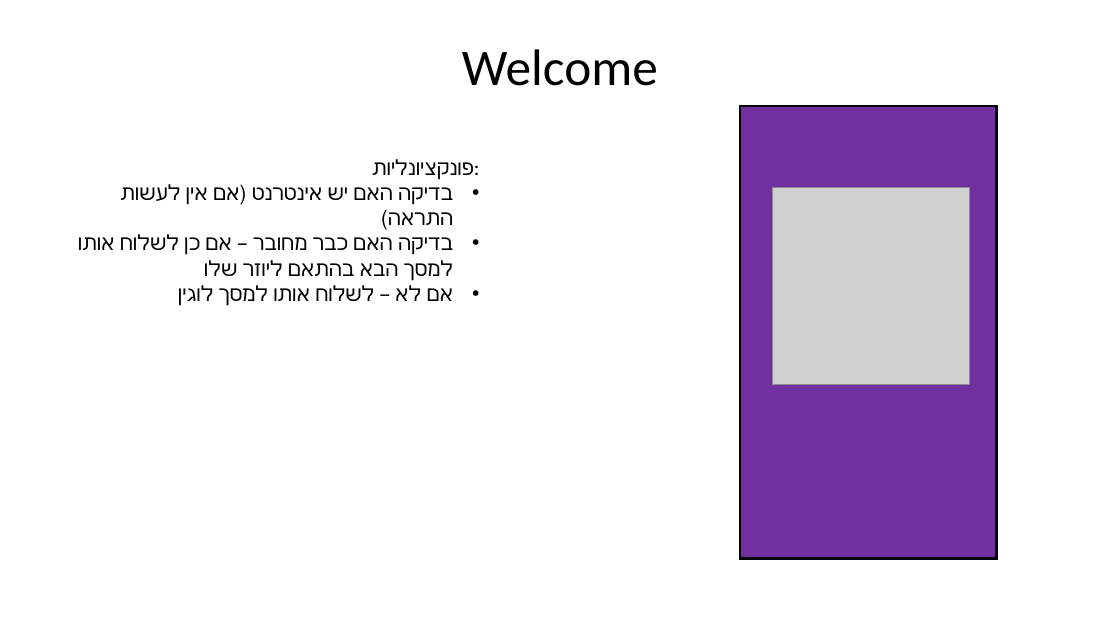
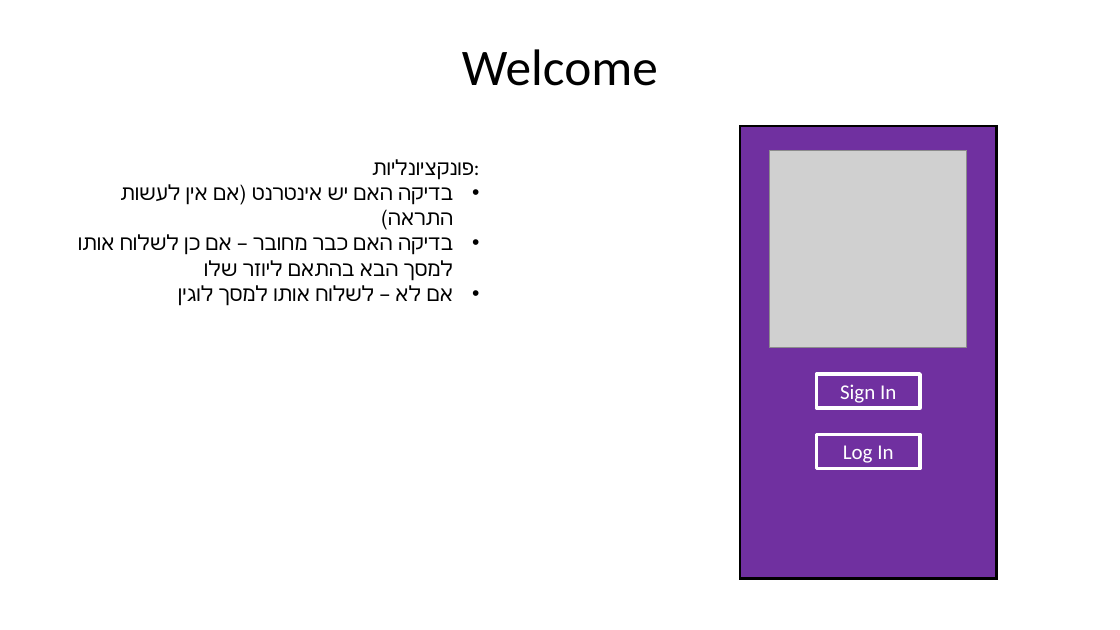
Before and after one commit to yanngan/YANA, a slide deck: slide 7 of YANA_SpecificationDocument.pptx. Drawn at 1120x630 pixels with LibreOffice and Linux fonts; fonts in the diff are those of the drawing; grey boxes stand for pictures. Boxes give left, top, right and bottom in pixels: in the first picture for what was removed or moved away, otherwise in the second. Text is boxed around its words. In the diff, an @@ line names an element or a change of style, - is before the commit and + after.

Commit message:
Summary:  - Finished the welcome page logic + design for now  - Fixed the entire mechanism of the navigation bar + the page view  - Edited and improved the WillPopScope to be according to the page you're in
 # Lidor

```diff
--- a/YANA_SpecificationDocument.pptx
+++ b/YANA_SpecificationDocument.pptx
@@ rectangle: place and size @@
-rectangle at [740,106,996,559]
+rectangle at [740,126,996,579]
@@ picture: place and size @@
-picture at [772,187,970,385]
+picture at [770,150,967,348]
@@ rectangle added at [817,374,920,408], outline #FFFFFF 3 pt, 18 pt, text #FFFFFF @@
+Sign In
@@ rectangle added at [817,434,920,468], outline #FFFFFF 3 pt, 18 pt, text #FFFFFF @@
+Log In
```
Also in this commit, not shown: 7 other files.
